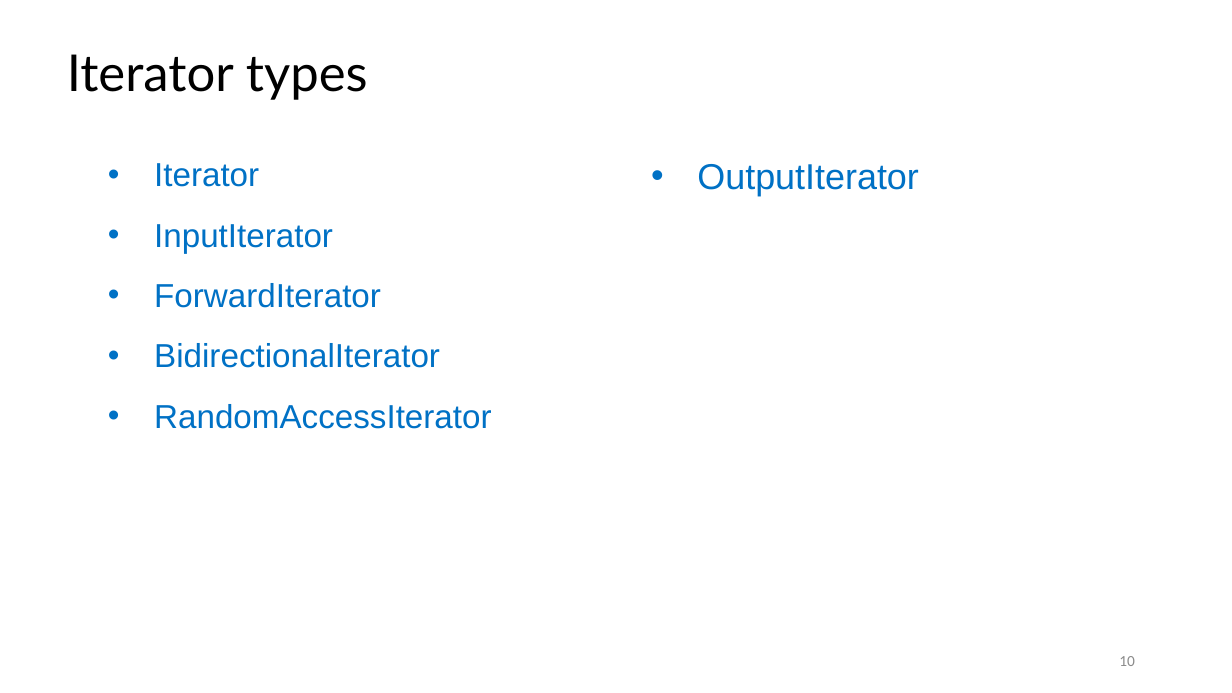
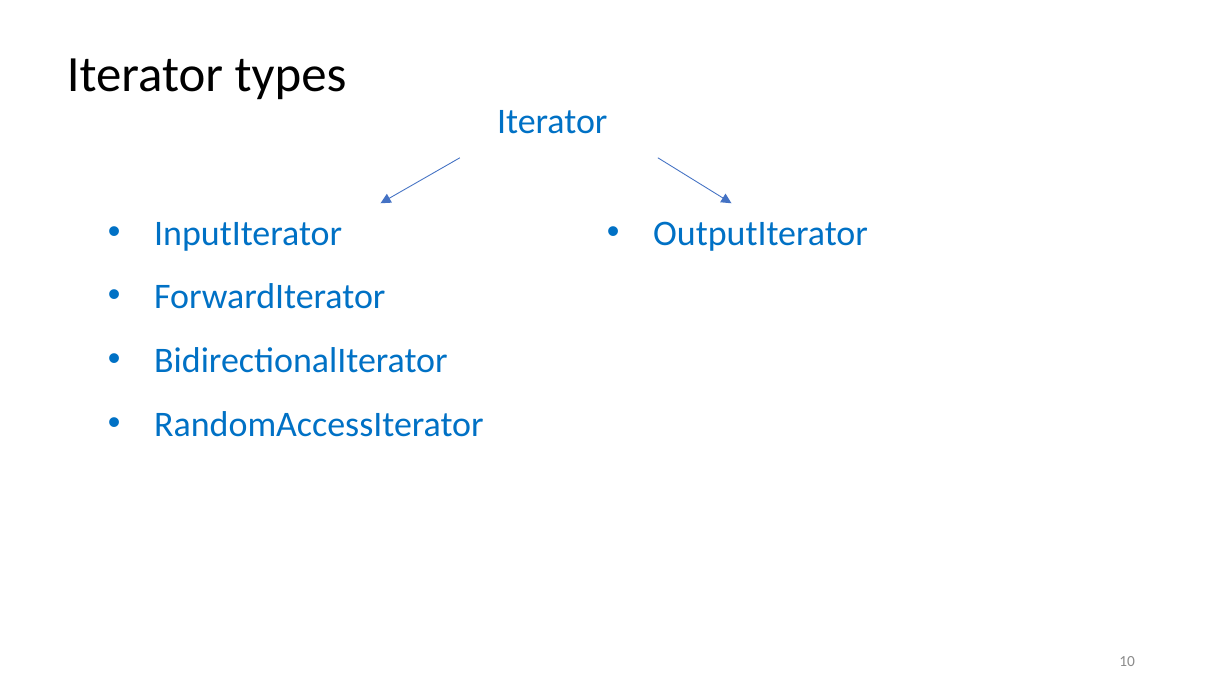
Before and after one commit to rarutyun/cpp-courses, a slide deck: slide 10 of 08_iterators/08_iterators.pptx. Drawn at 1232x693 pixels with LibreOffice and Linux fonts; fonts in the diff are those of the drawing. Boxes give left, top, right and bottom in pixels: in the first picture for what was removed or moved away, otherwise in the second. Text is boxed around its words. In the diff, an @@ line names an element or a change of style, - is before the commit and + after.

Commit message:
Change fonts

```diff
--- a/08_iterators/08_iterators.pptx
+++ b/08_iterators/08_iterators.pptx
@@ title "Iterator types" at (67, 58, 347, 100): font Lato to Calibri @@
@@ text added at (497, 110, 607, 134), 21 pt, text #0071C5 @@
+Iterator
@@ text at (154, 163, 259, 187): paragraph removed @@
-• Iterator
@@ arrow added from (460, 158) to (381, 203), #4472C4 0.5 pt @@
@@ arrow added from (658, 158) to (732, 203), #4472C4 0.5 pt @@
@@ text "InputIterator": place and size @@
-text "InputIterator" at (154, 163, 492, 429)
+text "InputIterator" at (154, 222, 484, 437)
@@ text "InputIterator" at (154, 222, 484, 437): size 19.4 to 21 pt, font Arial to Calibri @@
@@ text "OutputIterator": place and size @@
-text "OutputIterator" at (697, 164, 919, 196)
+text "OutputIterator" at (653, 221, 868, 251)
@@ text "OutputIterator" at (653, 221, 868, 251): font Arial to Calibri @@
```
Also in this commit, not shown: 25 other slides changed.
